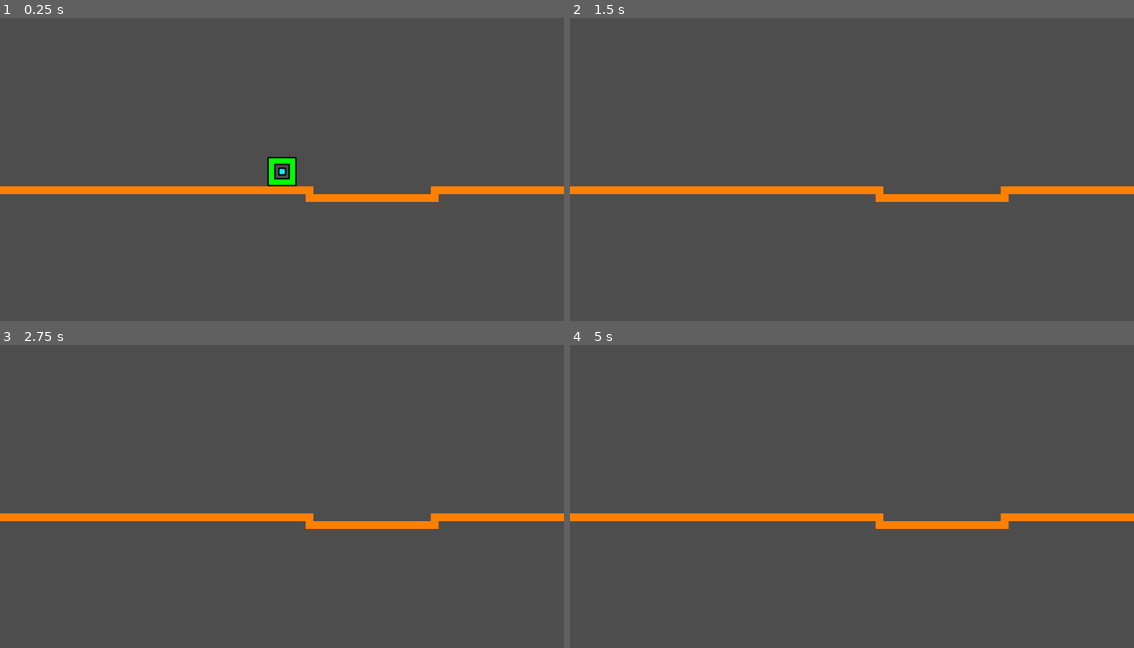
Above: before the commit, frames 1-4 (two rows, left to right).
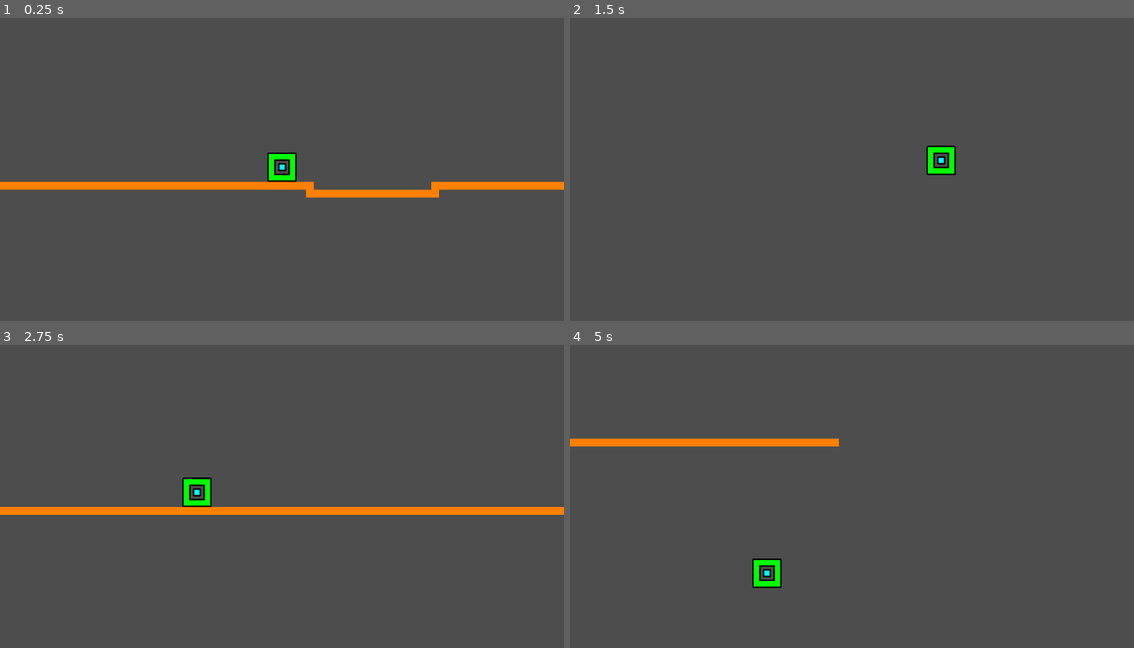
Above: after the commit, the same moments.

Repository: logan03109/Game-Jam-MCS
Game: Godot game, scene res://scenes/game.tscn
Two runs of this game, one before a commit and one after it. Both use one fixed random seed, a clock stepped at 60 frames per second and the inputs below.
Inputs:
- Up to frame 1 (0.25 s): no input
- Up to frame 2 (1.5 s): tap Enter (ui_accept) at 0.5, 0.77 s; hold Right (ui_right) from 0.53 s (still down)
- Up to frame 3 (2.75 s): tap Enter (ui_accept) at 1.52 s; release Right (ui_right) at 2.03 s; hold Left (ui_left) from 2.03 s (still down)
- Up to frame 4 (5 s): release Left (ui_left) at 2.78 s; hold Right (ui_right) 2.78-4.28 s; tap Enter (ui_accept) at 3.02, 3.77, 4.52 s; hold Left (ui_left) from 4.28 s (still down)

The runs differ from the first frame. In frame 1, 3.5% of the frame differs, in the area x 0-100%, y 44-61%; in frame 2, 3.1%; in frame 3, 4.9%, in the area x 0-100%, y 43-61%; in frame 4, 4.4%.

Commit message:
GDLTPush

Diff:
--- /dev/null
+++ b/scenes/GDLTest.tscn
@@ -0,0 +1,3 @@
+[gd_scene format=3 uid="uid://chgpe5p1kvgfa"]
+
+[node name="GdlTest" type="Node2D" unique_id=1796103471]
--- a/scenes/game.tscn
+++ b/scenes/game.tscn
@@ -54,8 +54,10 @@
 [node name="Game" type="Node2D" unique_id=1156361890]
 
 [node name="CharacterBody2D" parent="." unique_id=1782215998 instance=ExtResource("1_uwrxv")]
+position = Vector2(-1, 1)
 
-[node name="Camera2D" type="Camera2D" parent="." unique_id=1152527045]
+[node name="Camera2D" type="Camera2D" parent="CharacterBody2D" unique_id=1152527045]
+position_smoothing_enabled = true
 
 [node name="TileMap" type="TileMap" parent="." unique_id=363842019]
 tile_set = SubResource("TileSet_lbhrr")
Not shown, added: .DS_Store
